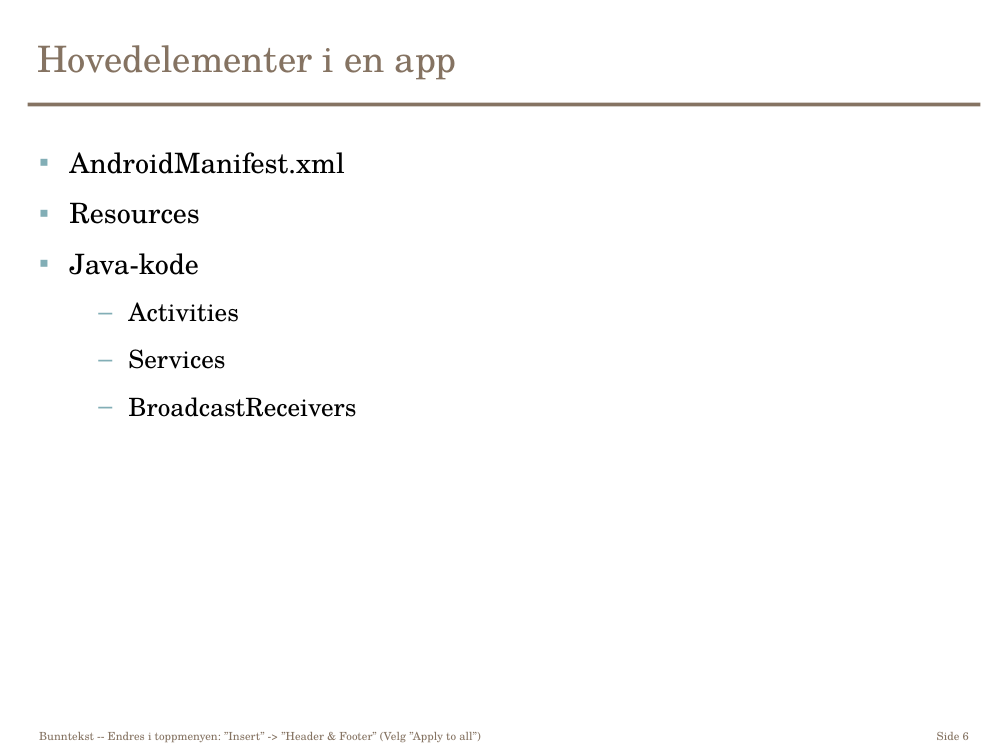
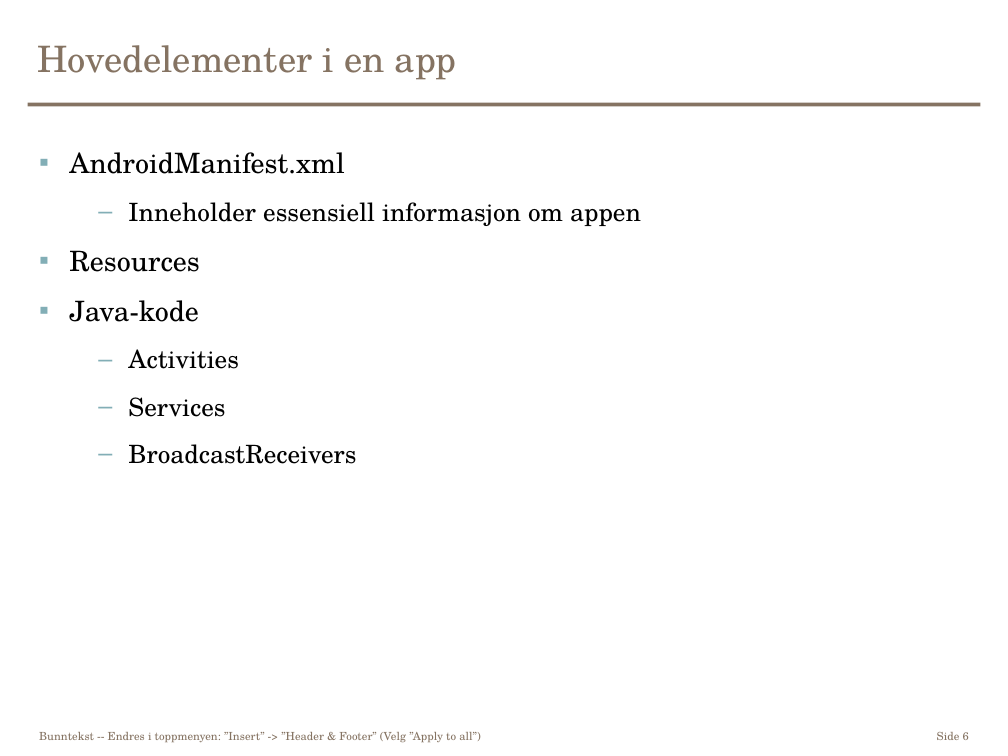
Before and after one commit to bekkopen/Android-kurs, a slide deck: slide 6 of presentasjon.potx. Drawn at 1008x756 pixels with LibreOffice and Linux fonts; fonts in the diff are those of the drawing. Boxes give left, top, right and bottom in pixels: in the first picture for what was removed or moved away, otherwise in the second. Text is boxed around its words. In the diff, an @@ line names an element or a change of style, - is before the commit and + after.

Commit message:
Added some

```diff
--- a/presentasjon.potx
+++ b/presentasjon.potx
@@ text at box(128, 202, 641, 226): paragraph added @@
+  – Inneholder essensiell informasjon om appen
```
Also in this commit, not shown: 1 other slide changed.
